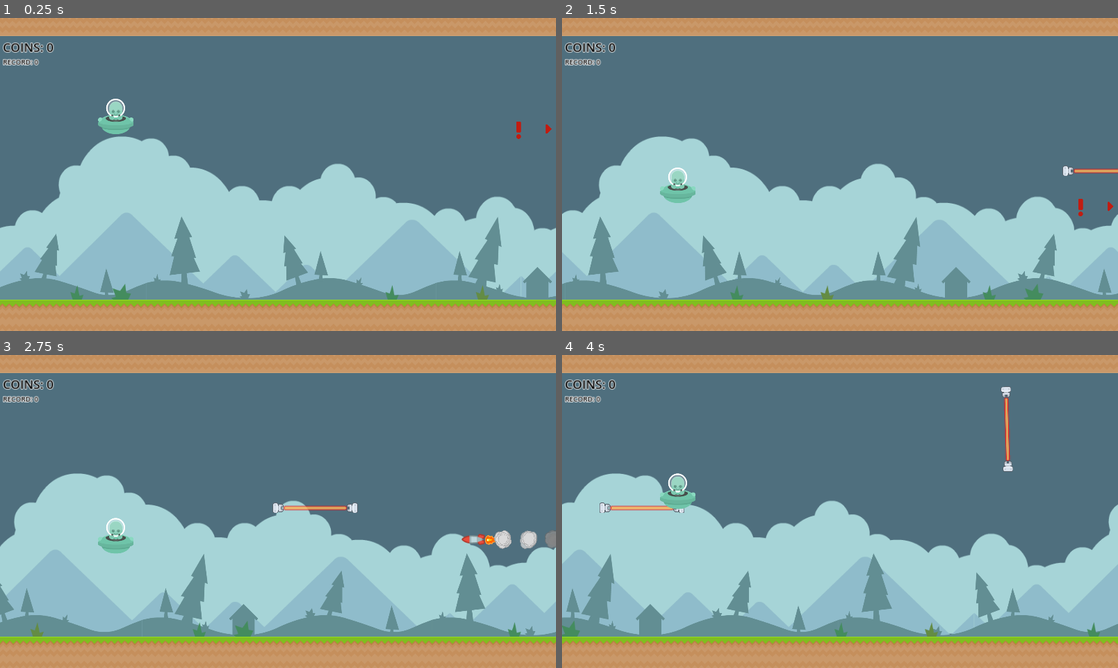
Above: before the commit, frames 1-4 (two rows, left to right).
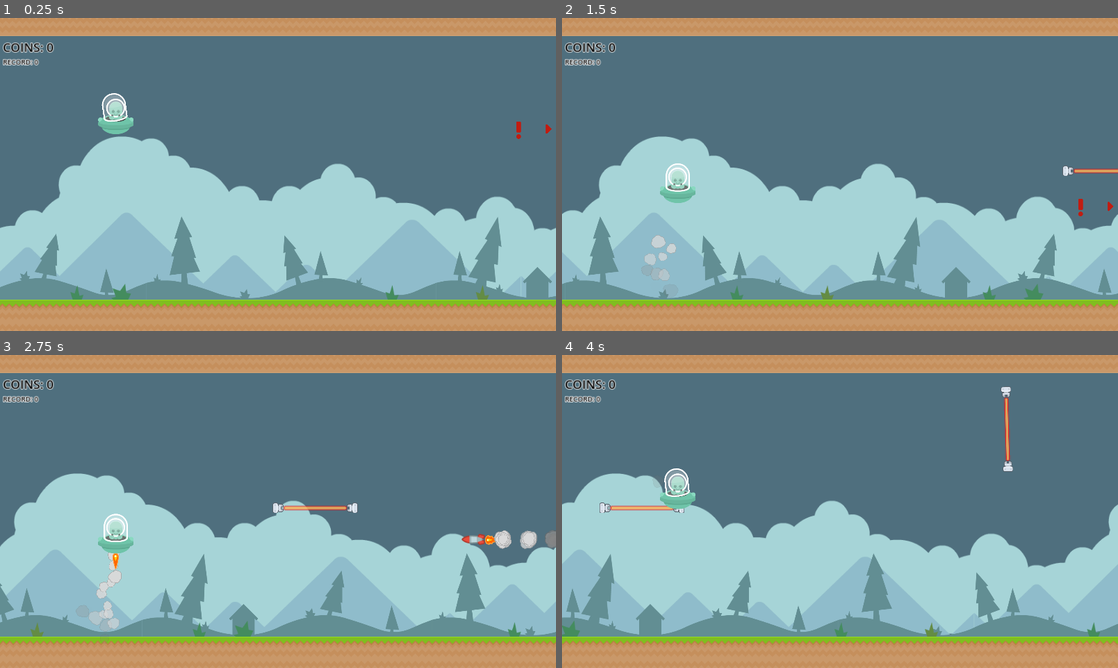
Above: after the commit, the same moments.

Repository: tumatihub/jetpack
Game: Godot game, scene res://levels/sandbox.tscn
Same seed, same stepped clock (60 frames per second), same inputs: the game is played once before the commit and once after it.
Inputs:
- Up to frame 1 (0.25 s): no input
- Up to frame 2 (1.5 s): hold Space (thrust) 0.53-1.28 s
- Up to frame 3 (2.75 s): hold Space (thrust) from 2.03 s (still down)
- Up to frame 4 (4 s): release Space (thrust) at 3.53 s

The runs differ from the first frame. In frame 1, 0.3% of the frame differs, in the area x 18-23%, y 24-34%; in frame 2, 0.5%; in frame 3, 0.7%, in the area x 13-23%, y 50-89%; in frame 4, 0.3%.

Commit message:
Player juicy

Diff:
--- a/entities/player/player.gd
+++ b/entities/player/player.gd
@@ -1,10 +1,17 @@
 class_name Player
 extends Node2D
+
+const MIN_VELOCITY_TO_ROTATE_DOME = 300
+const MAX_DOME_ROTATION_DEG = -13
 
 @export var _gravity := 980
 @export var _thrust_force: float = 2000
 @export var _bounce_force: float = 500
 @export var _shield_sprite: Sprite2D
+@export var _fire: Sprite2D
+@export var _smoke_particles: GPUParticles2D
+@export var _dome: Sprite2D
+@export var _audio_player: AudioStreamPlayer
 
 var _velocity: float
 var _can_move: bool = true
@@ -40,10 +47,23 @@
 func _physics_process(delta: float) -> void:
 	if not _is_dead and not _is_bouncing and Input.is_action_pressed("thrust"):
 		_velocity -= _thrust_force * delta
+		_fire.visible = true
+		_smoke_particles.emitting = true
+		if not _audio_player.playing:
+			_audio_player.play()
+	else:
+		_fire.visible = false
+		_smoke_particles.emitting = false
+		_audio_player.stop()
 
 	_velocity += _gravity * delta
 
 	global_position.y += _velocity * delta
+
+	if _velocity > MIN_VELOCITY_TO_ROTATE_DOME:
+		_dome.rotation_degrees = move_toward(_dome.rotation_degrees, MAX_DOME_ROTATION_DEG, delta * 100)
+	else:
+		_dome.rotation_degrees = move_toward(_dome.rotation_degrees, 0, delta * 100)
 
 func _unhandled_input(_event: InputEvent) -> void:
 	if Input.is_action_just_pressed("ui_cancel"):
--- a/entities/player/player.tscn
+++ b/entities/player/player.tscn
@@ -1,20 +1,116 @@
-[gd_scene load_steps=5 format=3 uid="uid://yiojagcmj4p1"]
+[gd_scene load_steps=17 format=3 uid="uid://yiojagcmj4p1"]
 
 [ext_resource type="Script" path="res://entities/player/player.gd" id="1_kx7yn"]
 [ext_resource type="Texture2D" uid="uid://bbj2uf2wmu2s6" path="res://entities/player/art/shipGreen_manned.png" id="2_d884w"]
+[ext_resource type="Texture2D" uid="uid://cv4duwfmt8ipo" path="res://entities/player/art/dome.png" id="3_3tjkc"]
+[ext_resource type="Texture2D" uid="uid://bpgmlmljibgli" path="res://entities/player/art/towerDefense_tile295.png" id="3_36kmc"]
 [ext_resource type="Texture2D" uid="uid://dt2q5n1662v7n" path="res://entities/player/art/shield3.png" id="3_i3um0"]
+[ext_resource type="Texture2D" uid="uid://cardkxnwwvlrw" path="res://entities/missile_launcher/art/smokeGrey5.png" id="5_xdgwe"]
+[ext_resource type="AudioStream" uid="uid://dl1m7wqx7xxm" path="res://entities/player/sfx/thrust.wav" id="7_uccy0"]
+
+[sub_resource type="Animation" id="Animation_wembm"]
+resource_name = "fire"
+length = 0.2
+loop_mode = 1
+tracks/0/type = "value"
+tracks/0/imported = false
+tracks/0/enabled = true
+tracks/0/path = NodePath("../Fire:scale")
+tracks/0/interp = 1
+tracks/0/loop_wrap = true
+tracks/0/keys = {
+"times": PackedFloat32Array(0, 0.2),
+"transitions": PackedFloat32Array(1, 1),
+"update": 0,
+"values": [Vector2(1, 1), Vector2(0.515, 1)]
+}
+
+[sub_resource type="Animation" id="Animation_l5of8"]
+length = 0.001
+tracks/0/type = "value"
+tracks/0/imported = false
+tracks/0/enabled = true
+tracks/0/path = NodePath("../Fire:scale")
+tracks/0/interp = 1
+tracks/0/loop_wrap = true
+tracks/0/keys = {
+"times": PackedFloat32Array(0),
+"transitions": PackedFloat32Array(1),
+"update": 0,
+"values": [Vector2(1, 1)]
+}
+
+[sub_resource type="AnimationLibrary" id="AnimationLibrary_kv606"]
+_data = {
+"RESET": SubResource("Animation_l5of8"),
+"fire": SubResource("Animation_wembm")
+}
 
 [sub_resource type="CapsuleShape2D" id="CapsuleShape2D_olaif"]
 radius = 46.0
 height = 108.0
 
-[node name="Player" type="Node2D" node_paths=PackedStringArray("_shield_sprite")]
+[sub_resource type="Curve" id="Curve_hublq"]
+_data = [Vector2(0, 1), 0.0, 0.0, 0, 0, Vector2(1, 0), -2.29649, 0.0, 0, 0]
+point_count = 2
+
+[sub_resource type="CurveTexture" id="CurveTexture_rutvq"]
+curve = SubResource("Curve_hublq")
+
+[sub_resource type="Gradient" id="Gradient_2blfv"]
+offsets = PackedFloat32Array(0.713115, 1)
+colors = PackedColorArray(1, 1, 1, 1, 0.439049, 0.439049, 0.439049, 1)
+
+[sub_resource type="GradientTexture1D" id="GradientTexture1D_gndo5"]
+gradient = SubResource("Gradient_2blfv")
+
+[sub_resource type="ParticleProcessMaterial" id="ParticleProcessMaterial_dtkxb"]
+particle_flag_disable_z = true
+angle_min = -180.0
+angle_max = 180.0
+direction = Vector3(-1, 1, 0)
+initial_velocity_min = 200.0
+initial_velocity_max = 300.0
+gravity = Vector3(0, 0, 0)
+scale_min = 0.3
+scale_max = 0.5
+color_ramp = SubResource("GradientTexture1D_gndo5")
+alpha_curve = SubResource("CurveTexture_rutvq")
+collision_mode = 1
+collision_friction = 0.0
+collision_bounce = 0.0
+collision_use_scale = true
+
+[node name="Player" type="Node2D" node_paths=PackedStringArray("_shield_sprite", "_fire", "_smoke_particles", "_dome", "_audio_player")]
 z_index = 100
 script = ExtResource("1_kx7yn")
 _shield_sprite = NodePath("Shield")
+_fire = NodePath("Fire")
+_smoke_particles = NodePath("Smoke")
+_dome = NodePath("Dome")
+_audio_player = NodePath("AudioStreamPlayer")
 
 [node name="Sprite2D" type="Sprite2D" parent="."]
 texture = ExtResource("2_d884w")
+
+[node name="Dome" type="Sprite2D" parent="."]
+position = Vector2(-35, 8.1)
+texture = ExtResource("3_3tjkc")
+offset = Vector2(35, -35)
+
+[node name="Fire" type="Sprite2D" parent="."]
+visible = false
+z_index = -1
+position = Vector2(0, 87)
+rotation = -3.14159
+texture = ExtResource("3_36kmc")
+
+[node name="AnimationPlayer" type="AnimationPlayer" parent="Fire"]
+root_node = NodePath("../../Sprite2D")
+libraries = {
+"": SubResource("AnimationLibrary_kv606")
+}
+autoplay = "fire"
 
 [node name="Area2D" type="Area2D" parent="."]
 collision_layer = 2
@@ -28,10 +124,23 @@
 [node name="Shield" type="Sprite2D" parent="."]
 visible = false
 self_modulate = Color(0.816643, 0.668344, 0, 1)
+z_index = 1
 position = Vector2(14, -4.9738e-14)
 rotation = 1.5708
 scale = Vector2(1.385, 1.385)
 texture = ExtResource("3_i3um0")
 
+[node name="Smoke" type="GPUParticles2D" parent="."]
+z_index = -2
+position = Vector2(0, 63)
+emitting = false
+amount = 15
+process_material = SubResource("ParticleProcessMaterial_dtkxb")
+texture = ExtResource("5_xdgwe")
+lifetime = 0.5
+
+[node name="AudioStreamPlayer" type="AudioStreamPlayer" parent="."]
+stream = ExtResource("7_uccy0")
+
 [connection signal="area_entered" from="Area2D" to="." method="_on_area_2d_area_entered"]
 [connection signal="body_entered" from="Area2D" to="." method="_on_area_2d_body_entered"]
--- a/levels/bg.tscn
+++ b/levels/bg.tscn
@@ -44,6 +44,9 @@
 
 [sub_resource type="RectangleShape2D" id="RectangleShape2D_p6fcq"]
 size = Vector2(1920, 74)
+
+[sub_resource type="OccluderPolygon2D" id="OccluderPolygon2D_oqtdx"]
+polygon = PackedVector2Array(0, 976, 1912, 976, 1912, 1040, 0, 1040)
 
 [node name="BG" type="Node2D" node_paths=PackedStringArray("_parallax_bg")]
 script = ExtResource("1_4r72n")
@@ -137,3 +140,6 @@
 [node name="CollisionShape2D" type="CollisionShape2D" parent="StaticBody2D2"]
 position = Vector2(960, 1008)
 shape = SubResource("RectangleShape2D_p6fcq")
+
+[node name="LightOccluder2D" type="LightOccluder2D" parent="StaticBody2D2"]
+occluder = SubResource("OccluderPolygon2D_oqtdx")
Binary file added: entities/player/art/dome.png
Not shown, added: entities/player/art/dome.png.import
Binary file added: entities/player/art/towerDefense_tile295.png
Not shown, added: entities/player/art/towerDefense_tile295.png.import
Not shown, added: entities/player/sfx/thrust.wav.import
Not shown: 1 places in levels/bg.tscn that only renumber resources
Not shown, added: entities/player/sfx/thrust.wav
